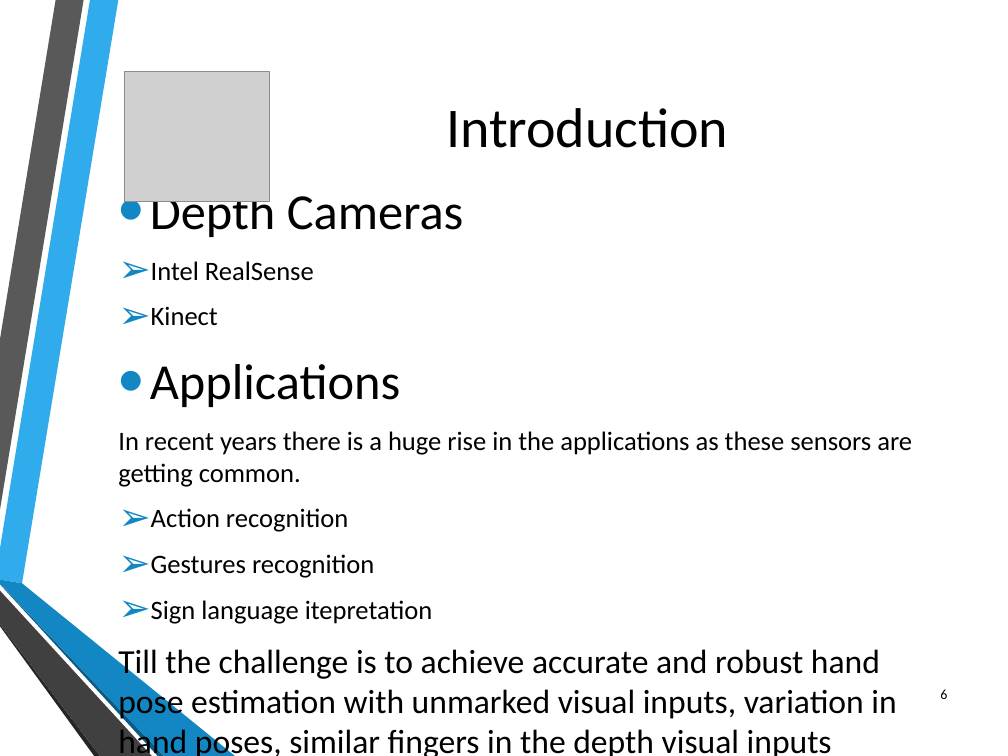
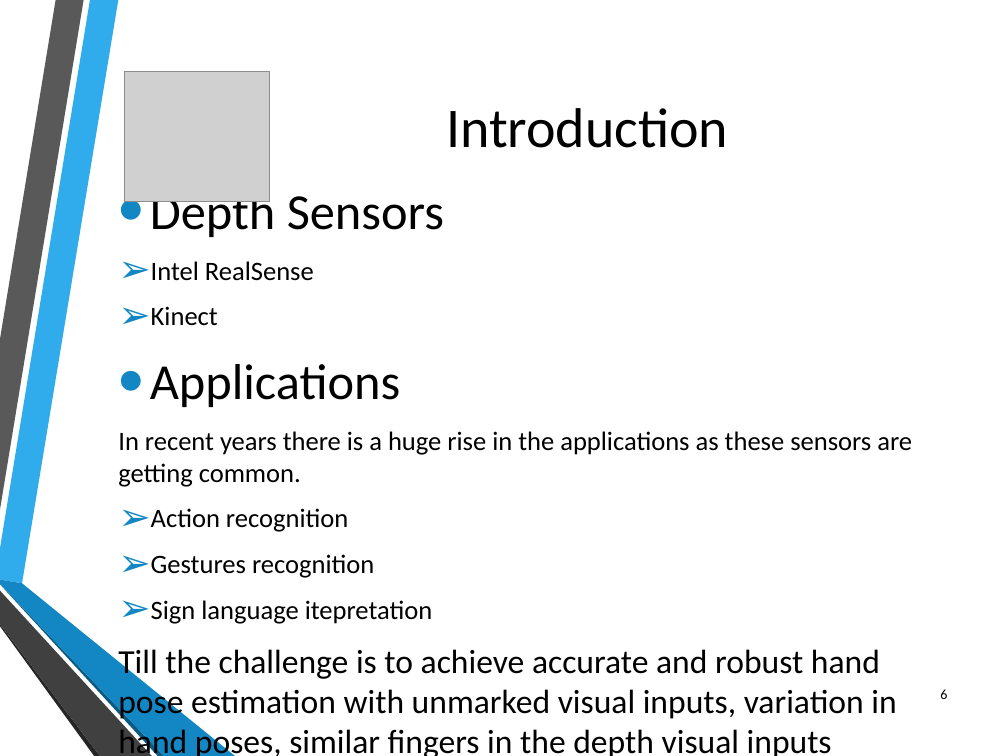
Before and after one commit to mustafaausama/hand-pose-prediction, a slide deck: slide 6 of THESIS_SLIDES/Modified_nofil.pptx. Drawn at 1008x756 pixels with LibreOffice and Linux fonts; fonts in the diff are those of the drawing; grey boxes stand for pictures; background and template pictures are left out. Boxes give left, top, right and bottom in pixels: in the first picture for what was removed or moved away, otherwise in the second. Text is boxed around its words. In the diff, an @@ line names an element or a change of style, - is before the commit and + after.

```diff
--- a/THESIS_SLIDES/Modified_nofil.pptx
+++ b/THESIS_SLIDES/Modified_nofil.pptx
@@ text at (x1=150, y1=188, x2=444, y2=237): text changed @@
-• Depth Cameras
+• Depth Sensors
```
Also in this commit, not shown: 2 slides removed.
